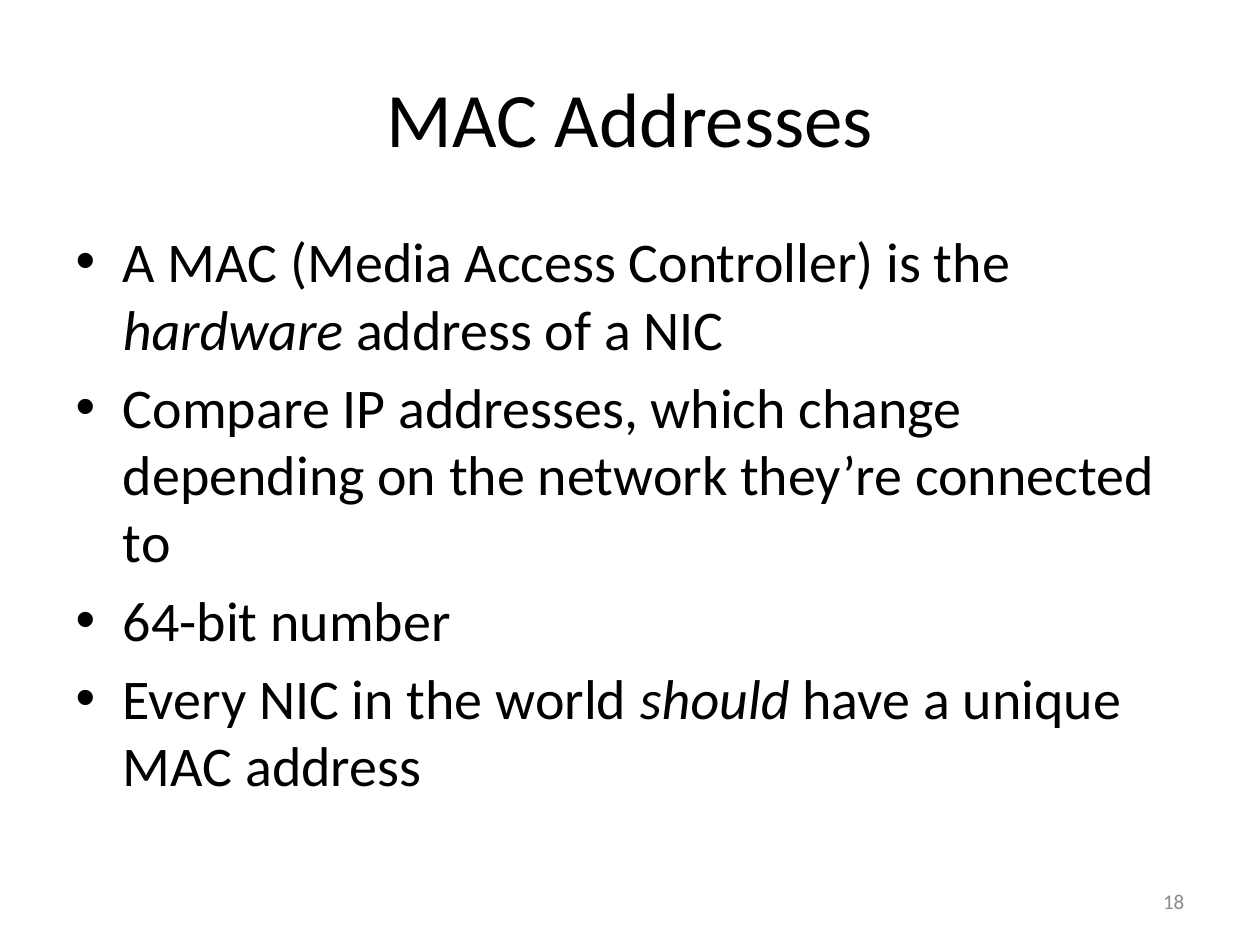
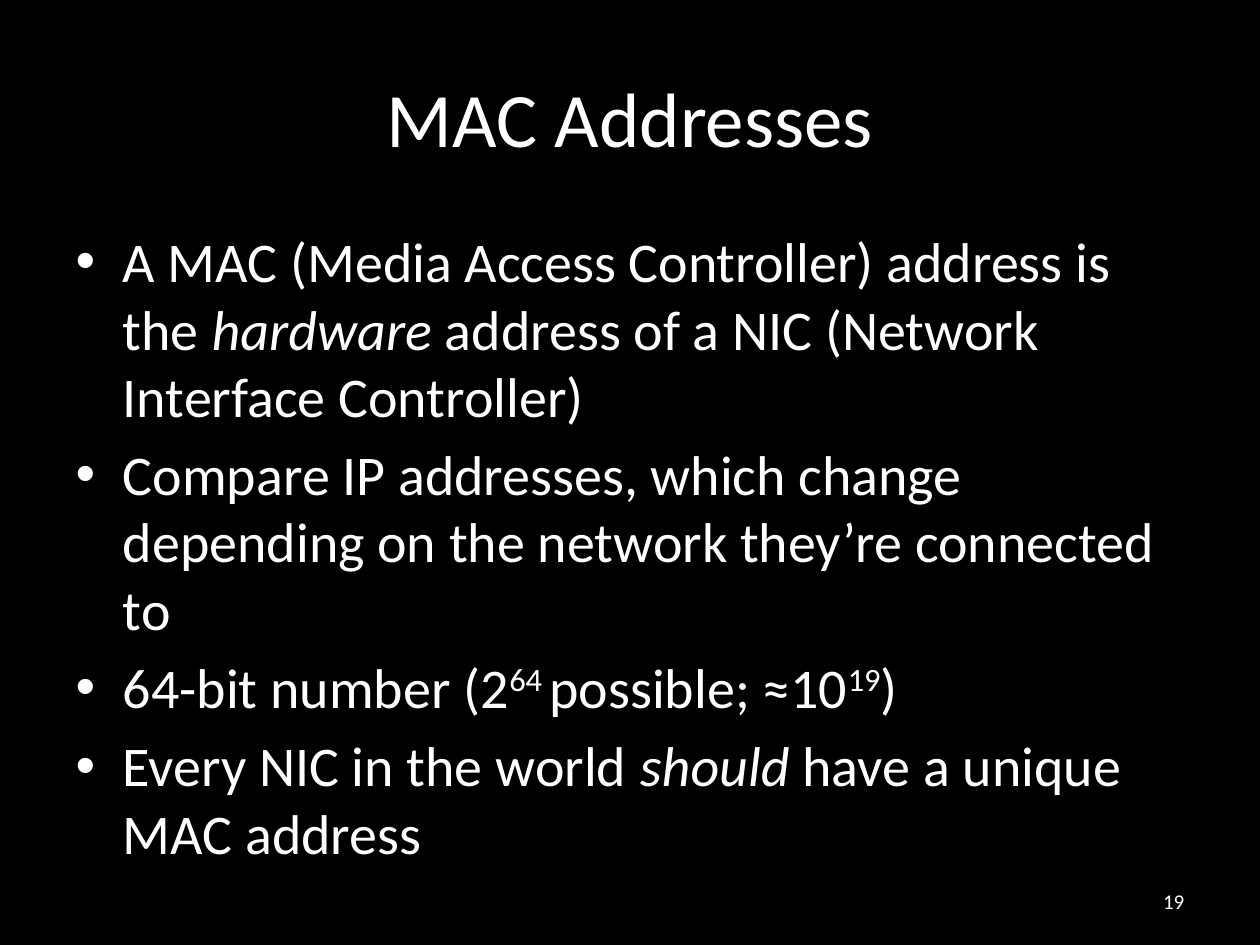
Before and after one commit to carlosgj/FRC-Training, a slide deck: slide 19 of Networking Basics.pptx (slide 18 before the commit). Drawn at 1260x945 pixels with LibreOffice and Linux fonts; fonts in the diff are those of the drawing; background and template pictures are left out. Boxes give left, top, right and bottom in pixels: in the first picture for what was removed or moved away, otherwise in the second. Text is boxed around its words. In the diff, an @@ line names an element or a change of style, - is before the commit and + after.

```diff
--- a/Networking Basics.pptx
+++ b/Networking Basics.pptx
@@ background #FFFFFF to #000000 @@
@@ title "MAC Addresses" at [386, 93, 873, 148]: text colour #000000 to #FFFFFF @@
@@ text at [123, 241, 1110, 425]: text changed; text colour #000000 to #FFFFFF @@
-• A MAC (Media Access Controller) is the hardware address of a NIC
+• A MAC (Media Access Controller) address is the hardware address of a NIC (Network Interface Controller)
@@ text at [123, 456, 1154, 855]: text colour #000000 to #FFFFFF in "Compare IP addresses, which change depending on ...", "Every NIC in the world should have ..." @@
@@ text at [123, 669, 750, 717]: text changed; text colour #000000 to #FFFFFF @@
-• 64-bit number
+• 64-bit number (264 possible; ≈1019)
@@ page number at [1163, 895, 1184, 909]: text changed; text colour #8C8C8C to #FFFFFF @@
-18
+19
```
Also in this commit, not shown: 62 other slides changed, 2 slides added, 1 other file.
